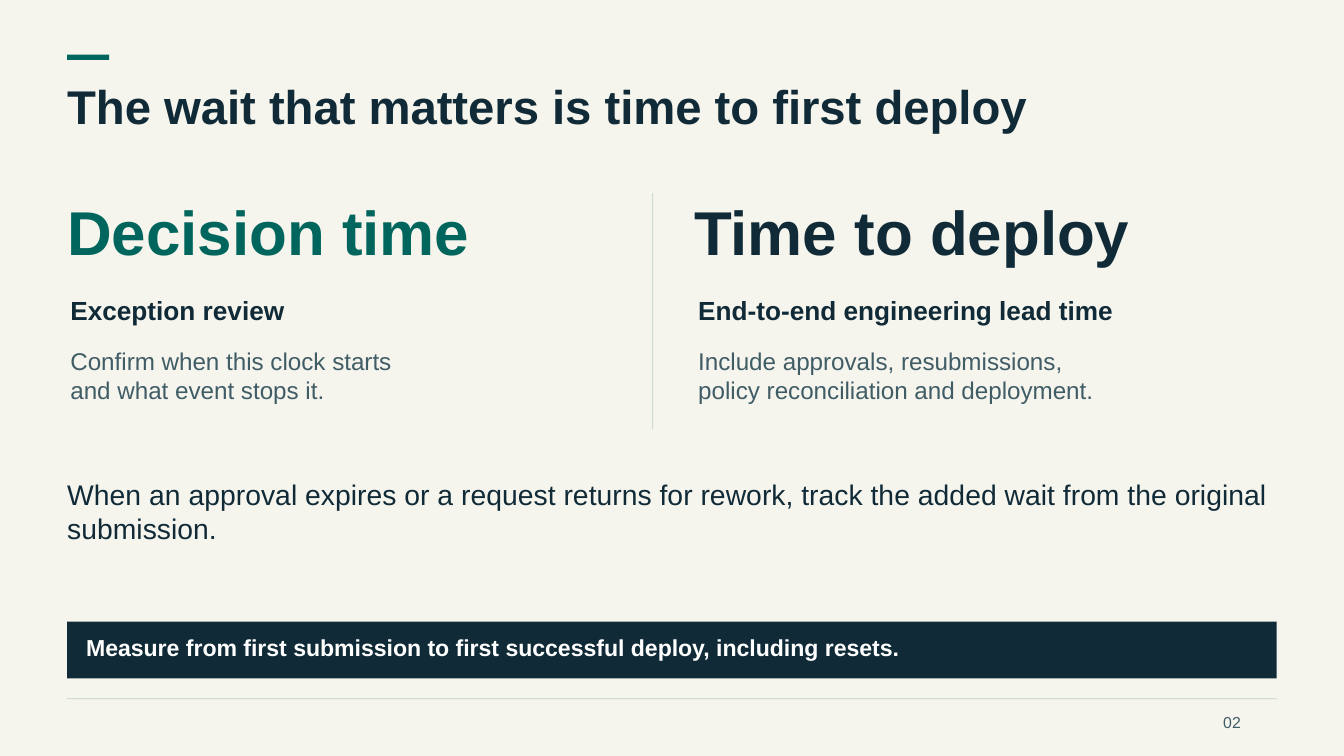
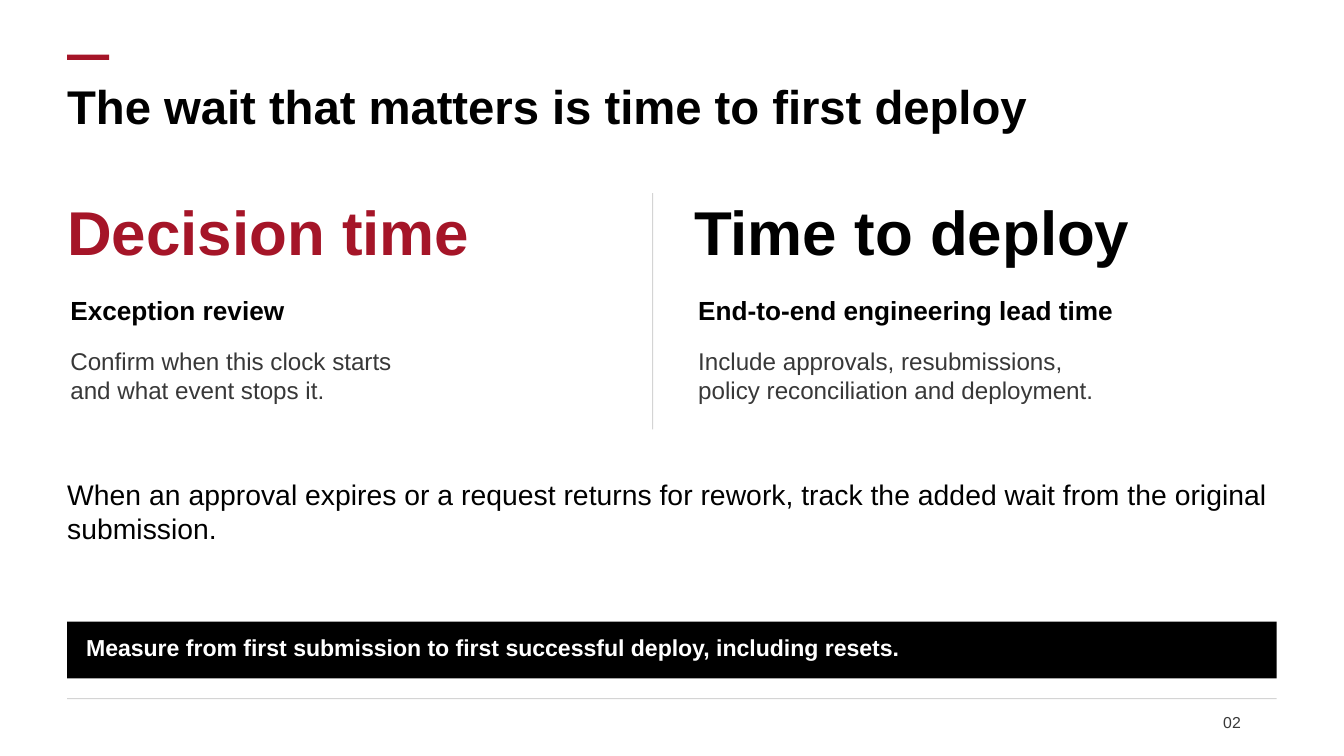
Before and after one commit to davidmarkgardiner/kagent-public, a slide deck: slide 2 of docs/security/policy-delivery-bottleneck/private-aks-sandbox-pilot.pptx. Drawn at 1344x756 pixels with LibreOffice and Linux fonts; fonts in the diff are those of the drawing. Boxes give left, top, right and bottom in pixels: in the first picture for what was removed or moved away, otherwise in the second. Text is boxed around its words. In the diff, an @@ line names an element or a change of style, - is before the commit and + after.

```diff
--- a/docs/security/policy-delivery-bottleneck/private-aks-sandbox-pilot.pptx
+++ b/docs/security/policy-delivery-bottleneck/private-aks-sandbox-pilot.pptx
@@ background #F5F4ED to #FFFFFF @@
@@ rectangle at [68,54,110,59]: fill #00665D to #A51528 @@
@@ text "Decision time" at [67,210,469,256]: text colour #00665D to #A51528 @@
@@ rectangle at [652,194,653,430]: fill #D1DBD6 to #D4D4D4 @@
@@ text colour #405D66 to #383838 in 3 elements at [1223,717,1241,728], [70,352,391,404], [698,352,1093,404] @@
@@ text colour #102B37 to #000000 in 5 elements at [67,89,1027,134], [694,210,1129,266], [70,301,285,326], [698,301,1113,326], [67,484,1266,540] @@
@@ rectangle at [68,622,1277,679]: fill #102B37 to #000000 @@
@@ rectangle at [68,699,1277,700]: fill #D1DBD6 to #D4D4D4 @@
```
Also in this commit, not shown: 10 other slides changed.
